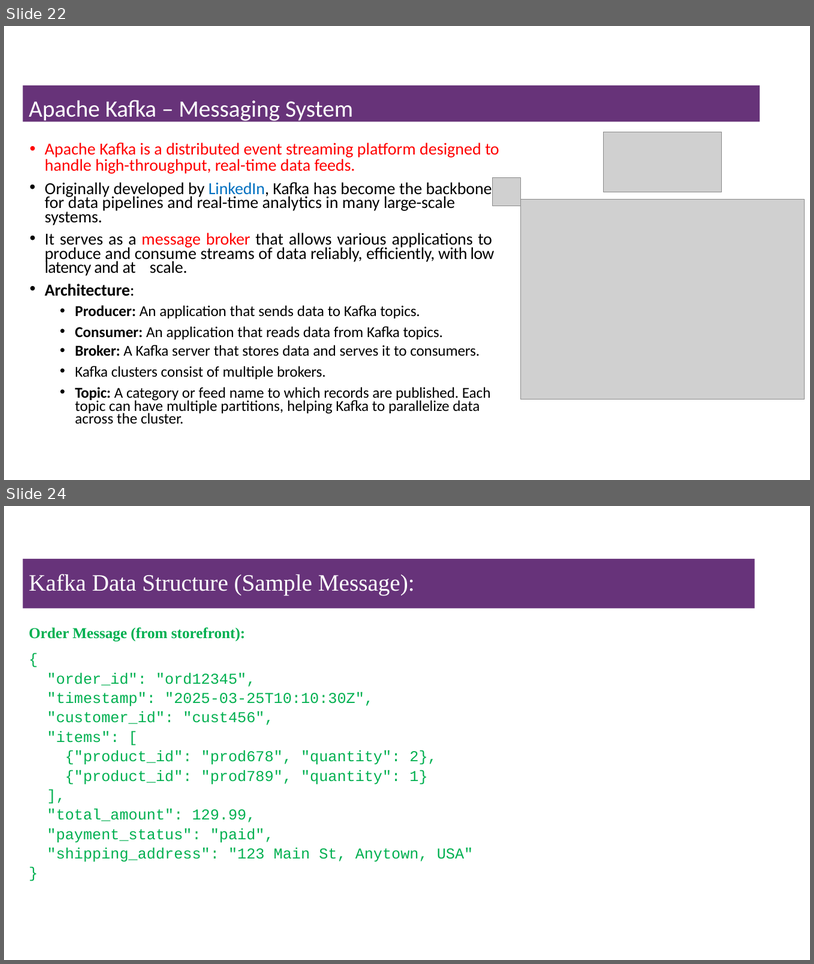
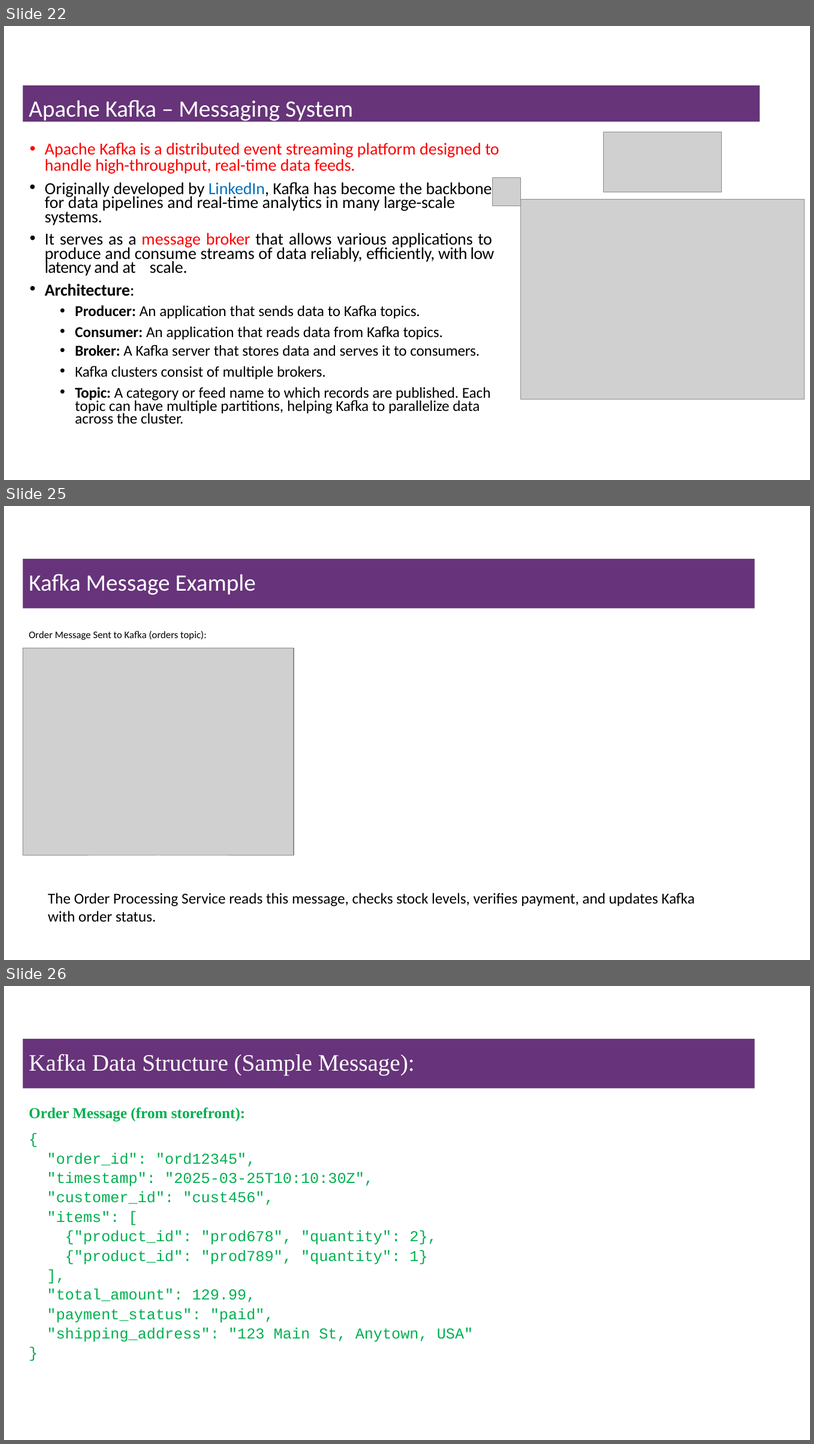
Before and after one commit to msfasha/307401-Big-Data, a slide deck: Lecture Notes/Section 2 - Introduction to Hadoop Eco System/2-Introduction to Hadoop Eco System.pptx. Shown one above the other, each under a label of ours: slides 22 and 24 before the commit, slides 22, 25 and 26 after it; the slides between them are not shown. The pictures are 814x964 and 814x1444 pixels, drawn with LibreOffice and Linux fonts; fonts in the diff are those of the drawing; grey boxes stand for pictures; background and template pictures are left out. Boxes give left, top, right and bottom in pixels: in the first picture for what was removed or moved away, otherwise in the second. Text is boxed around its words. In the diff, an @@ line names an element or a change of style, - is before the commit and + after.

Commit message:
some modifications to the kafka part

```diff
--- a/Lecture Notes/Section 2 - Introduction to Hadoop Eco System/2-Introduction to Hadoop Eco System.pptx
+++ b/Lecture Notes/Section 2 - Introduction to Hadoop Eco System/2-Introduction to Hadoop Eco System.pptx
@@ slide 25 added at (4,506,810,960), background #FFFFFF @@
@@ title added at (23,559,755,608), fill #67337A, 28 pt, text #FFFFFF @@
+Kafka Message Example
@@ text added at (29,631,207,640), 12 pt, text #000000 @@
+Order Message Sent to Kafka (orders topic):
@@ picture added at (23,648,294,855) @@
@@ text added at (48,892,695,922), 18 pt, text #000000 @@
+The Order Processing Service reads this message, checks stock levels, verifies payment, and updates Kafka with order status.
@@ what was slide 24 is now slide 26 @@
```
Also in this commit, not shown: 3 slides changed, 1 other slide added, 5 slides removed, 1 other file.
